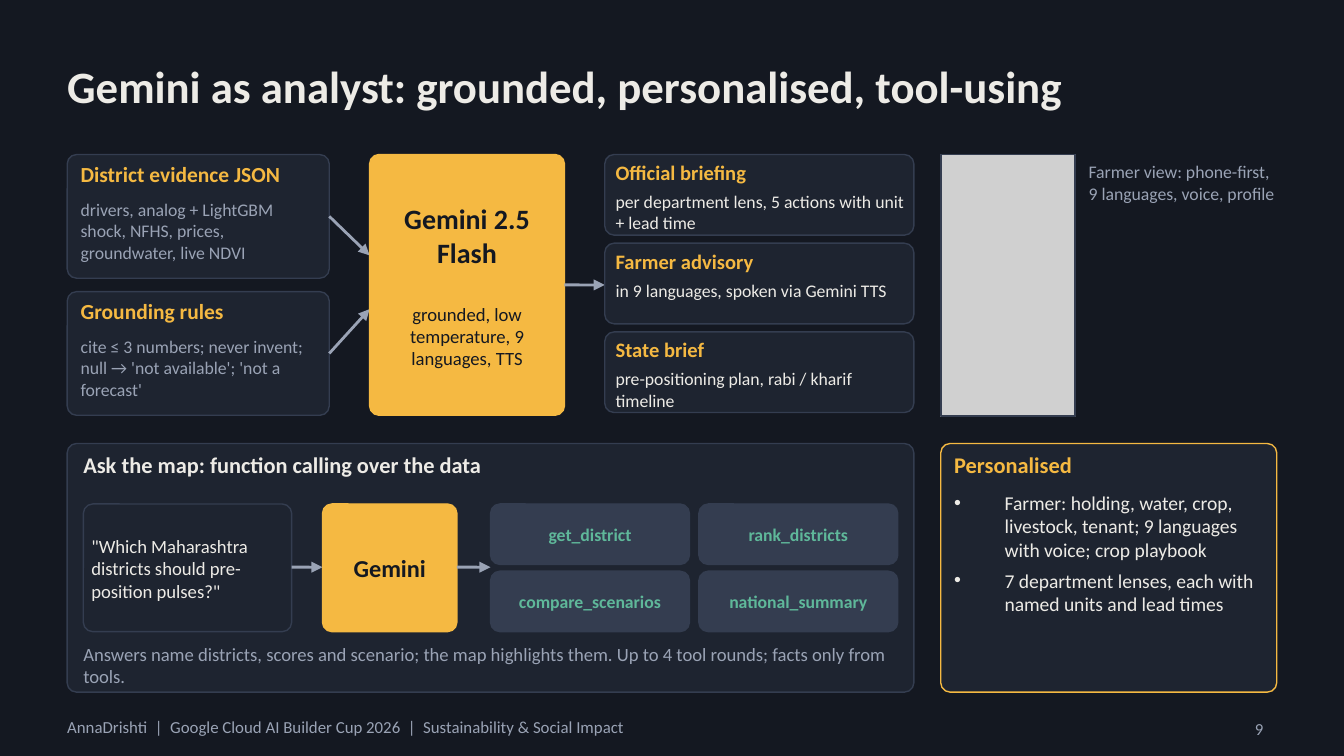
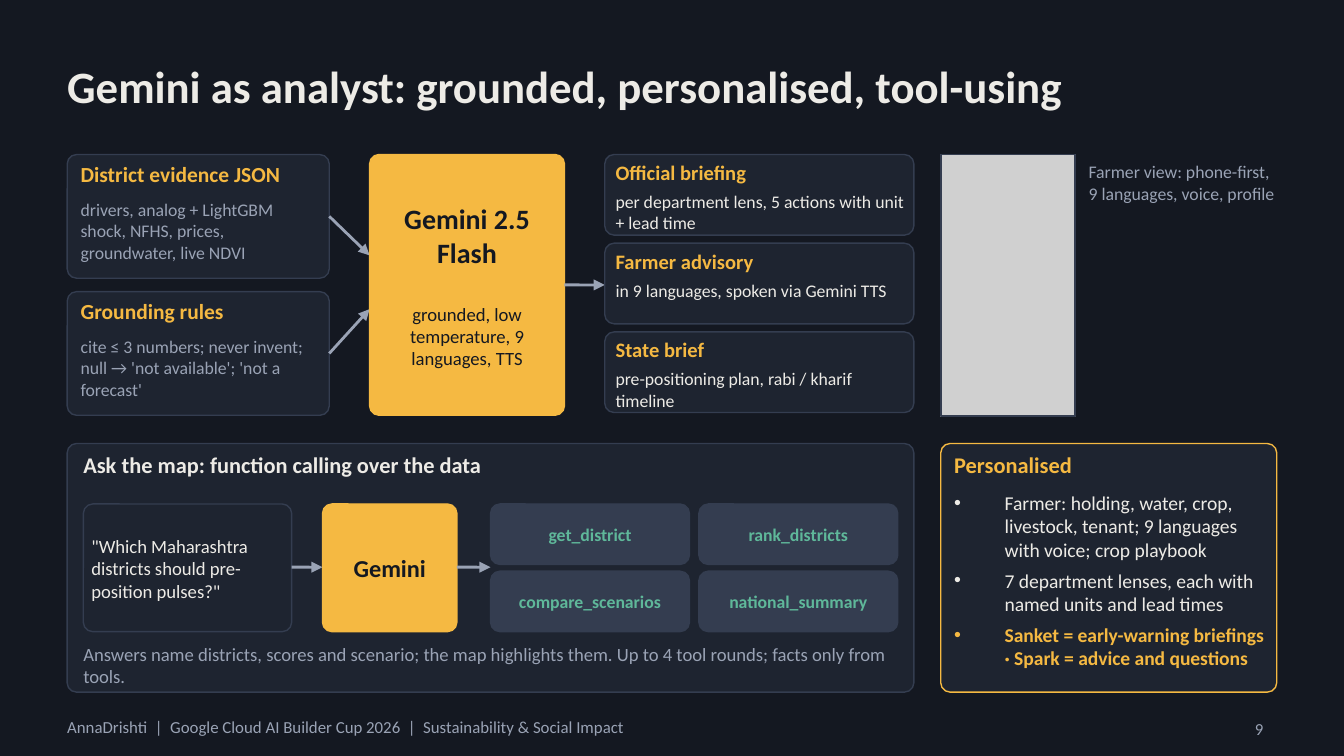
Before and after one commit to mesaketk/annadrishti, a slide deck: slide 9 of docs/AnnaDrishti_deck.pptx. Drawn at 1344x756 pixels with LibreOffice and Linux fonts; fonts in the diff are those of the drawing; grey boxes stand for pictures. Boxes give left, top, right and bottom in pixels: in the first picture for what was removed or moved away, otherwise in the second. Text is boxed around its words. In the diff, an @@ line names an element or a change of style, - is before the commit and + after.

Commit message:
Deck: colour-blind palette screenshots, Vertex wording, NREGA

```diff
--- a/docs/AnnaDrishti_deck.pptx
+++ b/docs/AnnaDrishti_deck.pptx
@@ text at (1005, 628, 1264, 668): paragraph added @@
+• Sanket = early-warning briefings · Spark = advice and questions
```
Also in this commit, not shown: 6 other slides changed, 2 other files.
